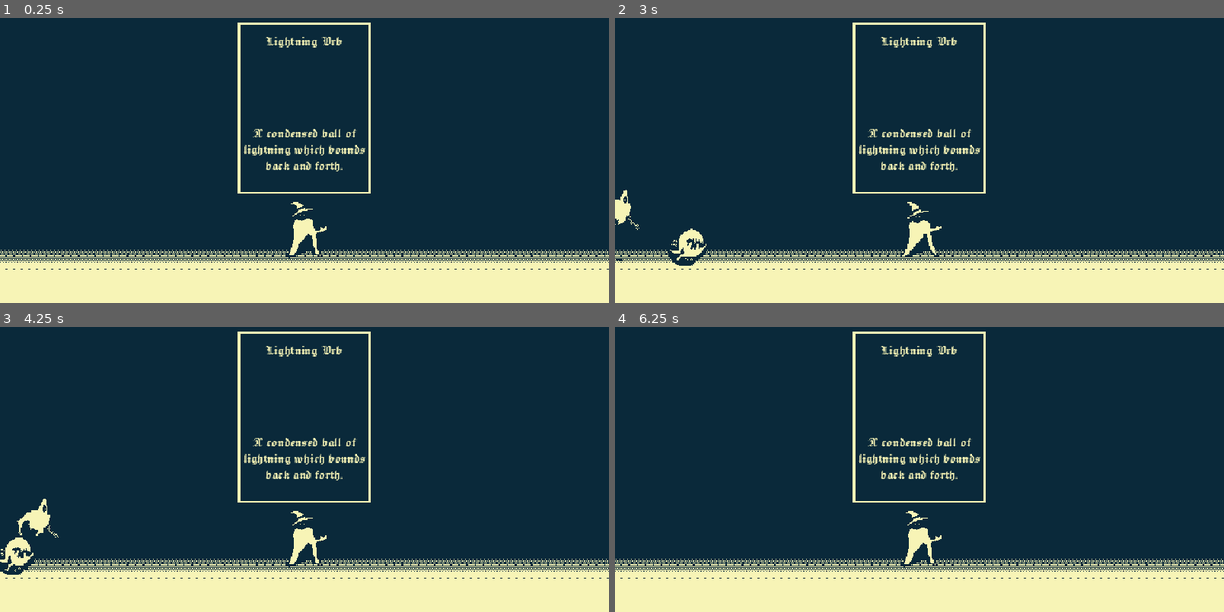
Above: before the commit, frames 1-4 (two rows, left to right).
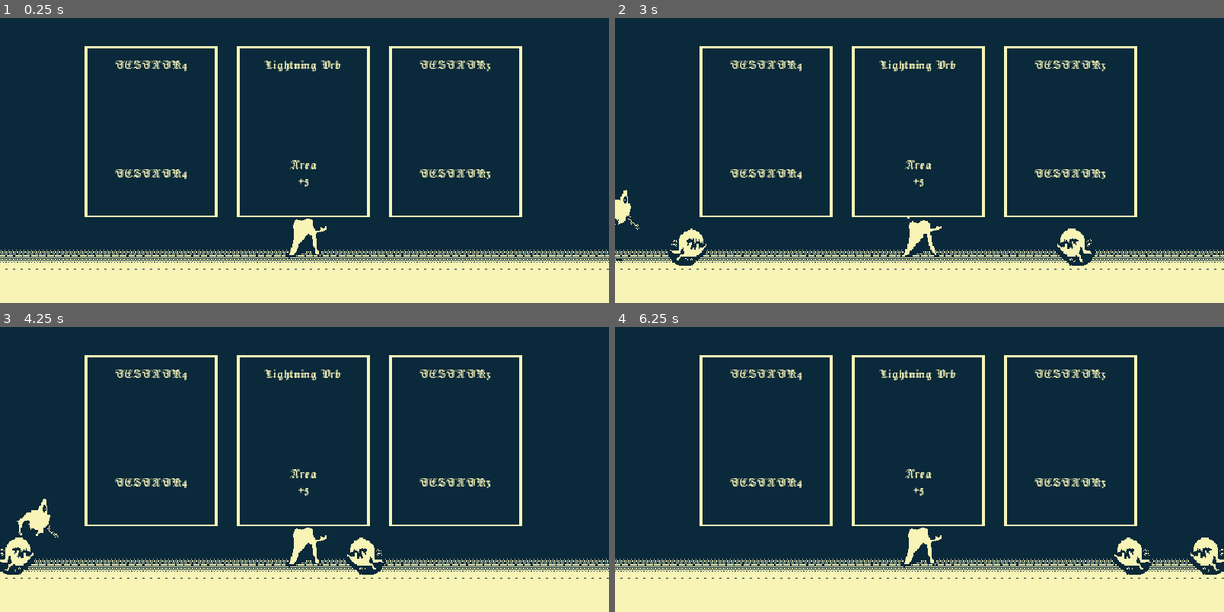
Above: after the commit, the same moments.

Repository: napstyy/shock
Game: Godot game, scene res://scenes/test_2.tscn
Two runs of this game, one before a commit and one after it. Both use one fixed random seed, a clock stepped at 60 frames per second and the inputs below. The project has no main scene, so this scene is started directly.
Inputs (mouse positions are in pixels of both pictures, inside the frame that each line leads up to):
- Up to frame 1 (0.25 s): no input
- Up to frame 2 (3 s): click (919, 109) at 0.52 s; click (919, 109) at 1.27 s; click (919, 109) at 2.02 s; tap 2 (Attack2) at 2.85 s
- Up to frame 3 (4.25 s): tap 1 (Attack1) at 3.6 s; tap 2 (Attack2) at 3.8 s
- Up to frame 4 (6.25 s): tap 2 (Attack2) at 4.35, 5.1, 6.05 s; tap 1 (Attack1) at 5.85 s

The runs differ from the first frame. In frame 1, 4.9% of the frame differs, in the area x 13-86%, y 1-70%; in frame 2, 5.3%; in frame 3, 5.3%; in frame 4, 5.6%, in the area x 13-100%, y 1-87%.
Error before the commit: Invalid type in function 'new' in base 'GDScript'. Cannot convert argument 1 from String to int. (res://scripts/upgrade_menu.gd:28)

Commit message:
upgrade menu randomization update

Diff:
--- a/prefabs/attacks/lightningorb.tscn
+++ b/prefabs/attacks/lightningorb.tscn
@@ -9,7 +9,7 @@
 [node name="lightningorb" type="Node2D" unique_id=286924847 node_paths=PackedStringArray("attack_areas") groups=["attacks"]]
 position = Vector2(320, 280)
 script = ExtResource("1_gbf4y")
-attack_name = 1
+attack_name = 2
 attack_areas = [NodePath("Area2D")]
 attack_damage = 30
 energy_cost = 10
--- a/prefabs/attacks/thunderpillar.tscn
+++ b/prefabs/attacks/thunderpillar.tscn
@@ -15,6 +15,7 @@
 [node name="thunderpillar" type="Node2D" unique_id=2069167653 node_paths=PackedStringArray("attack_areas") groups=["attacks"]]
 position = Vector2(320, 180)
 script = ExtResource("1_3exds")
+attack_name = 1
 attack_areas = [NodePath("LPillar"), NodePath("RPillar")]
 attack_damage = 20
 energy_cost = 30
--- a/prefabs/upgrademenu.tscn
+++ b/prefabs/upgrademenu.tscn
@@ -3,7 +3,7 @@
 [ext_resource type="Script" uid="uid://8y7qq2cxiyr" path="res://scripts/upgrade_menu.gd" id="1_6xxiq"]
 [ext_resource type="PackedScene" uid="uid://c8j2caec5ng3k" path="res://prefabs/upgradecard.tscn" id="1_nqyas"]
 
-[node name="Control" type="Control" unique_id=471795962]
+[node name="upgradeMenu" type="Control" unique_id=471795962]
 layout_mode = 3
 anchors_preset = 15
 anchor_right = 1.0
@@ -12,18 +12,15 @@
 grow_vertical = 2
 script = ExtResource("1_6xxiq")
 
-[node name="Node2D" parent="." unique_id=197916132 instance=ExtResource("1_nqyas")]
-visible = false
+[node name="Card2" parent="." unique_id=197916132 instance=ExtResource("1_nqyas")]
 layout_mode = 1
 
-[node name="Node2D2" parent="." unique_id=1071849904 instance=ExtResource("1_nqyas")]
-visible = false
+[node name="Card1" parent="." unique_id=1071849904 instance=ExtResource("1_nqyas")]
 layout_mode = 1
 offset_left = -160.0
 offset_right = -160.0
 
-[node name="Node2D3" parent="." unique_id=295466666 instance=ExtResource("1_nqyas")]
-visible = false
+[node name="Card3" parent="." unique_id=295466666 instance=ExtResource("1_nqyas")]
 layout_mode = 1
 offset_left = 160.0
 offset_right = 160.0
--- a/scenes/test_2.tscn
+++ b/scenes/test_2.tscn
@@ -2,10 +2,16 @@
 
 [ext_resource type="Texture2D" uid="uid://b7aj0qlh3gea6" path="res://assets/BGSHOCK.png" id="1_8i2nt"]
 [ext_resource type="PackedScene" uid="uid://d2j2dagcw53r2" path="res://prefabs/player.tscn" id="2_kjmiq"]
+[ext_resource type="Script" uid="uid://cgd4kpgod6tkp" path="res://scripts/attack.gd" id="3_qu37g"]
 [ext_resource type="PackedScene" uid="uid://xtsbcs12gqpw" path="res://prefabs/enemies/spawner.tscn" id="4_8mc82"]
 [ext_resource type="PackedScene" uid="uid://hq826c85glyk" path="res://prefabs/attacks/thunderpillar.tscn" id="6_acnpl"]
-[ext_resource type="PackedScene" uid="uid://c8j2caec5ng3k" path="res://prefabs/upgradecard.tscn" id="6_jklrr"]
 [ext_resource type="PackedScene" uid="uid://vn3sq00h2g02" path="res://prefabs/upgrademenu.tscn" id="6_kaaju"]
+[ext_resource type="PackedScene" uid="uid://bivaqvl0tvub6" path="res://prefabs/attacks/lightningorb.tscn" id="7_jklrr"]
+
+[sub_resource type="SpriteFrames" id="SpriteFrames_qu37g"]
+
+[sub_resource type="CircleShape2D" id="CircleShape2D_8mc82"]
+radius = 150.0
 
 [node name="Test2" type="Node2D" unique_id=733101548]
 
@@ -23,17 +29,29 @@
 unique_name_in_owner = true
 position = Vector2(320, 280)
 
-[node name="Shockwave" type="Node2D" parent="player" unique_id=1390275047]
-position = Vector2(0, -125)
+[node name="Shockwave" type="Node2D" parent="player" unique_id=1390275047 node_paths=PackedStringArray("attack_areas", "attack_sprites")]
+script = ExtResource("3_qu37g")
+attack_areas = [NodePath("Area2D")]
+attack_damage = 50
+attack_sprites = [NodePath("AnimatedSprite2D")]
+
+[node name="AnimatedSprite2D" type="AnimatedSprite2D" parent="player/Shockwave" unique_id=1532166485]
+sprite_frames = SubResource("SpriteFrames_qu37g")
+
+[node name="Area2D" type="Area2D" parent="player/Shockwave" unique_id=276418729]
+
+[node name="CollisionShape2D" type="CollisionShape2D" parent="player/Shockwave/Area2D" unique_id=311005160]
+shape = SubResource("CircleShape2D_8mc82")
+debug_color = Color(0.6780634, 0.5053033, 5.7756904e-07, 0.41960785)
 
 [node name="Spawner" parent="." unique_id=1881567075 instance=ExtResource("4_8mc82")]
 
-[node name="Node2D" parent="." unique_id=197916132 instance=ExtResource("6_jklrr")]
-offset_left = 320.0
-offset_top = 155.0
-offset_right = 320.0
-offset_bottom = 155.0
-
 [node name="thunderpillar" parent="." unique_id=2069167653 instance=ExtResource("6_acnpl")]
 
-[node name="Control" parent="." unique_id=471795962 instance=ExtResource("6_kaaju")]
+[node name="upgradeMenu" parent="." unique_id=471795962 instance=ExtResource("6_kaaju")]
+offset_left = 319.0
+offset_top = 180.0
+offset_right = 319.0
+offset_bottom = 180.0
+
+[node name="lightningorb" parent="." unique_id=286924847 instance=ExtResource("7_jklrr")]
--- a/scripts/enums.gd
+++ b/scripts/enums.gd
@@ -1,8 +1,11 @@
 extends Node
 
 enum ATTACK_NAME{
+	SHOCKWAVE,
 	THUNDERPILLAR,
-	LIGHTNINGORB
+	LIGHTNINGORB,
+	ATTACK3,
+	ATTACK4
 }
 
 enum UPGRADE_TYPE{
--- a/scripts/upgrade.gd
+++ b/scripts/upgrade.gd
@@ -23,6 +23,16 @@
 		"AtkName": "Lightning Orb",
 		"Scene": preload("res://prefabs/attacks/lightningorb.tscn").instantiate(),
 		"Desc": "A condensed ball of lightning which bounds back and forth."
+	},
+	Enums.ATTACK_NAME.ATTACK3:{
+		"AtkName": "TESTATK3",
+		"Scene": "NOSCENE",
+		"Desc": "TESTATK3"
+	},
+	Enums.ATTACK_NAME.ATTACK4:{
+		"AtkName": "TESTATK4",
+		"Scene": "NOSCENE",
+		"Desc": "TESTATK4"
 	}
 }
 var upgrade_names = { #Need a better way for scaling
@@ -57,20 +67,21 @@
 
 #if groups in attacks not in tree, upgrade, otherwise add to tree
 
-func _init(att_name: Enums.ATTACK_NAME = Enums.ATTACK_NAME.LIGHTNINGORB, upgr_name: Enums.UPGRADE_TYPE = Enums.UPGRADE_TYPE.AREA):
+func _init(att_name: Enums.ATTACK_NAME = Enums.ATTACK_NAME.SHOCKWAVE, upgr_name: Enums.UPGRADE_TYPE = Enums.UPGRADE_TYPE.NONE):
 	attack_name = att_name
 	upgrade_name = upgr_name
 
 
 # Called when the node enters the scene tree for the first time.
 func _ready() -> void:
-	for attacks in get_tree().get_nodes_in_group("attacks"):
-		if attacks.attack_name == self.attack_name:
-			is_in_tree = true
-			atknode = attacks
-	upgrade_dict[attack_name]["UpgName"] = upgrade_names[upgrade_name]["Name"] + "\n+"+ str(upgrade_names[upgrade_name]["Mod"])
-	#print(upgrade_dict)
-	updateLabels()
+	#for attacks in get_tree().get_nodes_in_group("attacks"):
+		#if attacks.attack_name == self.attack_name:
+			#is_in_tree = true
+			#atknode = attacks
+	#upgrade_dict[attack_name]["UpgName"] = upgrade_names[upgrade_name]["Name"] + "\n+"+ str(upgrade_names[upgrade_name]["Mod"])
+	##print(upgrade_dict)
+	#updateLabels()
+	pass
 
 # Called every frame. 'delta' is the elapsed time since the previous frame.
 func _process(delta: float) -> void:
@@ -110,3 +121,11 @@
 		addUpgrade()
 	else:
 		addAttack()
+
+func setup():
+	for attacks in get_tree().get_nodes_in_group("attacks"):
+		if attacks.attack_name == self.attack_name:
+			is_in_tree = true
+			atknode = attacks
+	upgrade_dict[attack_name]["UpgName"] = upgrade_names[upgrade_name]["Name"] + "\n+"+ str(upgrade_names[upgrade_name]["Mod"])
+	updateLabels()
--- a/scripts/upgrade_menu.gd
+++ b/scripts/upgrade_menu.gd
@@ -2,77 +2,121 @@
 
 var cards_drawn = 3
 var card_arr = []
+var node_arr = []
 var pos_arr = [Vector2(160,180), Vector2(320,180), Vector2(480,180)]
 var attack_arr: Array[Enums.ATTACK_NAME] = []
+@onready var card_1: Upgrade = $Card1
+@onready var card_2: Upgrade = $Card2
+@onready var card_3: Upgrade = $Card3
+
+
+
+
 # Called when the node enters the scene tree for the first time.
 func _ready() -> void:
 	for x in get_tree().get_nodes_in_group("attacks"):
 		attack_arr.append(x.attack_name)
-	draw_upgrades()
+	node_arr = [card_1,card_2,card_3]
+	for i in range(node_arr.size()):
+		draw_upgrades(i)
 #Card 1 is 160,180, 2: 320, 180, 4: 480, 180
 
 # Called every frame. 'delta' is the elapsed time since the previous frame.
 func _process(delta: float) -> void:
+	#if Input.is_action_just_released("Attack2"): #TEST
+			#draw_upgrades()
 	pass
 
-func draw_upgrades():
+func draw_upgrades(idx):
 	#Check total attacks
 	var randomatk = randomize_attack()
 	var randomupg = randomize_upgrade()
 	match attack_arr.size():
-		1:#if wave == 1/attackarrsize ==1, construct only new attacks
-			#while attack_arr has randomatk, rerandomize, then check against other cards
+		1:#if only 1 attack, THIS WORKS
+			#while attack_arr has randomatk, rerandomize, then check against other drawn cards
 			while attack_arr.has(randomatk) or has_card(randomatk):
-				randomatk = randomize_attack()
+				randomatk = rerandomize_attack()
 			#add atk card
-			var new_card = Upgrade.new(randomatk,Enums.UPGRADE_TYPE.NONE)
-			card_arr.append(new_card)
-			get_tree().current_scene.add_child(new_card)
+			node_arr[idx].attack_name = randomatk
+			node_arr[idx].upgrade_name = Enums.UPGRADE_TYPE.NONE
+			node_arr[idx].setup()
+			card_arr.append(node_arr[idx])
+			#get_tree().current_scene.add_child(new_card)
+			print("I triggered")
 
 		2,3:#else randomize. if attack,
 			if attack_arr.has(randomatk): #TODO Check if has upgrade too
 				#randomize upgrade
 				while has_card_upg(randomatk,randomupg):
-					randomupg = randomize_upgrade()
+					randomupg = rerandomize_upgrade(randomatk)
 
-				var new_card = Upgrade.new(randomatk,randomupg)
-				card_arr.append(new_card)
-				get_tree().current_scene.add_child(new_card)
+				node_arr[idx].attack_name = randomatk
+				node_arr[idx].upgrade_name = randomupg
+				node_arr[idx].setup()
+				card_arr.append(node_arr[idx])
 			else:
 				#add attack #TODO also check against others cards previously drawn
 				#attack_arr.append(randomatk) #append after choosing
 				while attack_arr.has(randomatk) or has_card(randomatk):
-					randomatk = randomize_attack()
+					randomatk = rerandomize_attack()
 
-				var new_card = Upgrade.new(randomatk,Enums.UPGRADE_TYPE.NONE)
-				card_arr.append(new_card)
-				get_tree().current_scene.add_child(new_card)
+				node_arr[idx].attack_name = randomatk
+				node_arr[idx].upgrade_name = Enums.UPGRADE_TYPE.NONE
+				node_arr[idx].setup()
+				card_arr.append(node_arr[idx])
 				#TODO: connectsignal, addattacktoarray on select, set pos
 
 		4:#only upgrades
 			#TODO: randomize func for only within attacks held
 			randomatk = randomize_owned_attack()
 			while has_card_upg(randomatk,randomupg):
-					randomupg = randomize_upgrade()
-
-			var new_card = Upgrade.new(randomatk,randomupg)
-			card_arr.append(new_card)
-			get_tree().current_scene.add_child(new_card)
+					randomupg = rerandomize_upgrade(randomatk)
+			node_arr[idx].attack_name = randomatk
+			node_arr[idx].upgrade_name = randomupg
+			node_arr[idx].setup()
+			card_arr.append(node_arr[idx])
 
 func randomize_attack():
-	var randomatkidx = RandomNumberGenerator.new().randi_range(0,Enums.ATTACK_NAME.size()-1)
-	var randomatk= Enums.ATTACK_NAME.find_key(randomatkidx)
+	var randomatk = RandomNumberGenerator.new().randi_range(1,Enums.ATTACK_NAME.size()-1)
+	#var randomatk= Enums.ATTACK_NAME.find_key(randomatkidx)
 	return randomatk
 
 func randomize_owned_attack():
-	var randomatkidx = RandomNumberGenerator.new().randi_range(0,attack_arr.size()-1)
-	var randomatk= Enums.ATTACK_NAME.find_key(randomatkidx)
+	var randomatk = RandomNumberGenerator.new().randi_range(0,attack_arr.size()-1)
+	#var randomatk= Enums.ATTACK_NAME.find_key(randomatkidx)
 	return randomatk
 
 func randomize_upgrade():
-	var randomupgidx = RandomNumberGenerator.new().randi_range(1,Enums.UPGRADE_TYPE.size()-1)
-	var randomupg= Enums.UPGRADE_TYPE.find_key(randomupgidx)
+	var randomupg = RandomNumberGenerator.new().randi_range(1,Enums.UPGRADE_TYPE.size()-1)
+	#var randomupg= Enums.UPGRADE_TYPE.find_key(randomupgidx)
 	return randomupg
+
+func rerandomize_attack():
+	var tempatkarr = []
+	for attack in Enums.ATTACK_NAME:
+		tempatkarr.append(Enums.ATTACK_NAME[attack])
+	for x in attack_arr:
+		if tempatkarr.has(x):
+			var idx = tempatkarr.find(x)
+			tempatkarr.pop_at(idx)
+	for x in card_arr:
+		if tempatkarr.has(x.attack_name):
+			var idx = tempatkarr.find(x.attack_name)
+			tempatkarr.pop_at(idx)
+	tempatkarr.pop_at(0) #Get rid of shockwave
+	return tempatkarr.pick_random()
+
+func rerandomize_upgrade(atk):
+	var tempupgarr = []
+	for upgrades in Enums.UPGRADE_TYPE:
+		tempupgarr.append(Enums.UPGRADE_TYPE[upgrades])
+	for x in card_arr:
+		if x.attack_name == atk:
+			if tempupgarr.has(x.upgrade_name):
+				var idx = tempupgarr.find(x.upgrade_name)
+				tempupgarr.pop_at(idx)
+	tempupgarr.pop_at(0) #Get rid of none
+	return tempupgarr.pick_random()
 
 func has_card(atk):
 	if not card_arr.is_empty():
